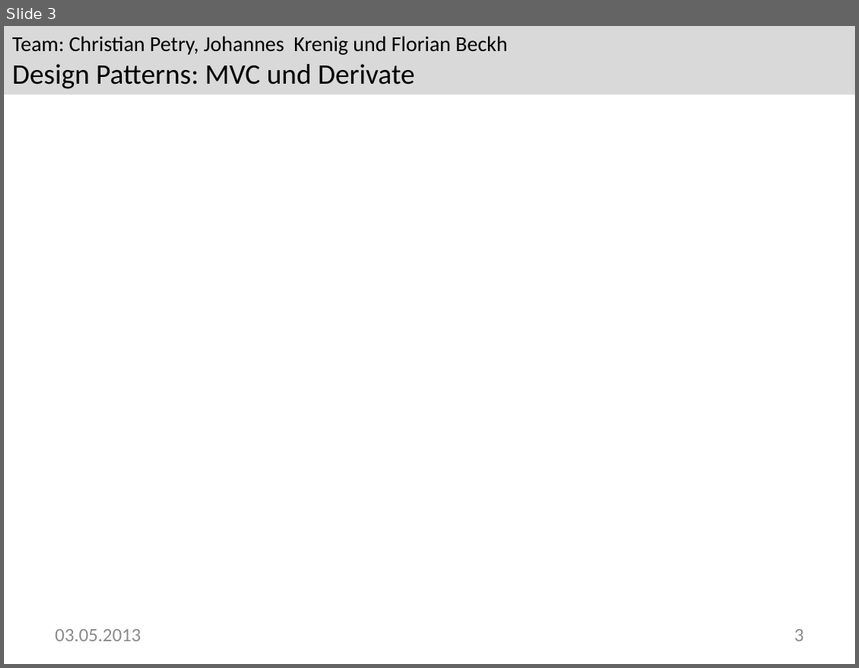
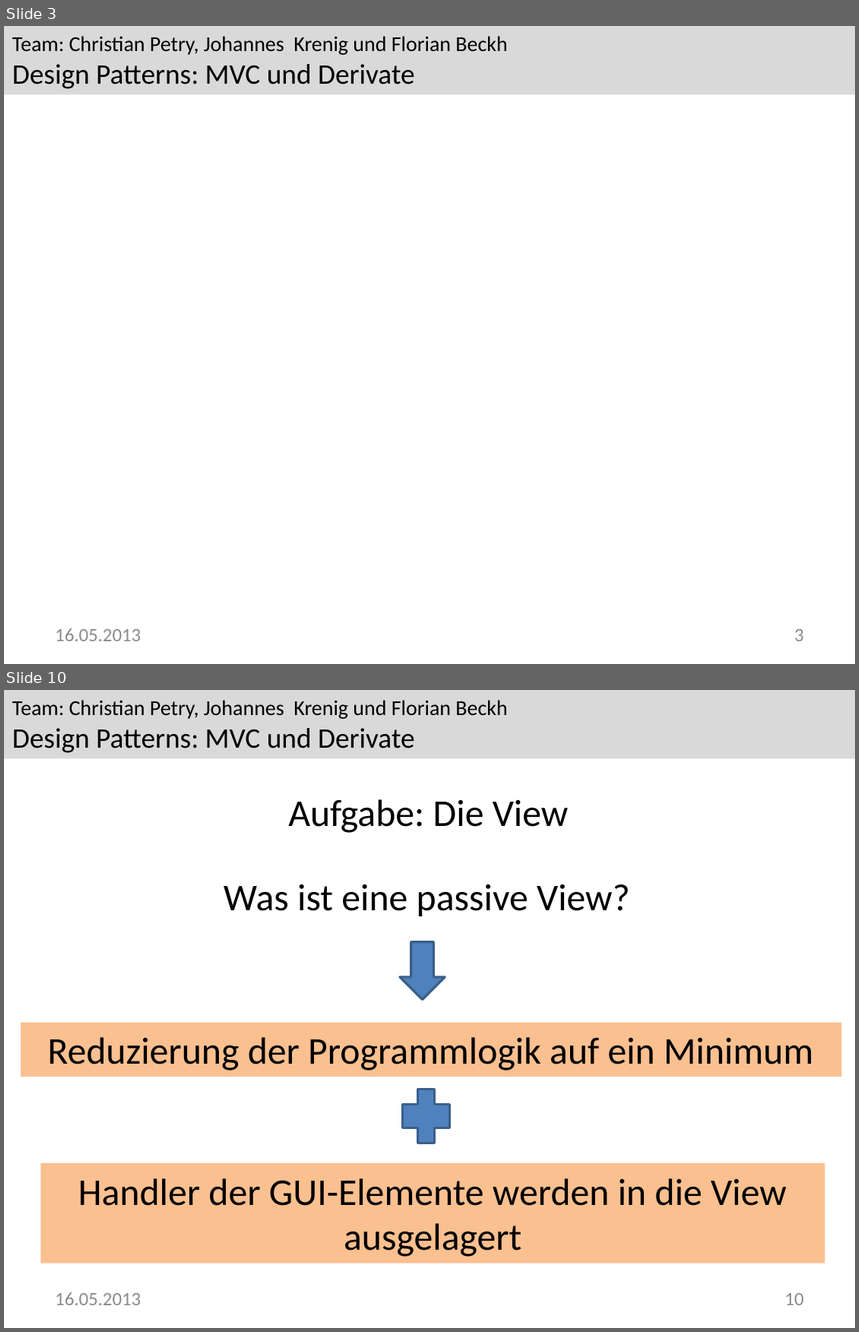
Before and after one commit to Greever/Design-Pattern-MVC, a slide deck: Dokumentation/Praesentation/Praesentation.pptx. Shown one above the other, each under a label of ours: slide 3 before the commit, slides 3 and 10 after it; the slides between them are not shown. The pictures are 859x668 and 859x1332 pixels, drawn with LibreOffice and Linux fonts; fonts in the diff are those of the drawing; background and template pictures are left out. Boxes give left, top, right and bottom in pixels: in the first picture for what was removed or moved away, otherwise in the second. Text is boxed around its words. In the diff, an @@ line names an element or a change of style, - is before the commit and + after.

```diff
--- a/Dokumentation/Praesentation/Praesentation.pptx
+++ b/Dokumentation/Praesentation/Praesentation.pptx
@@ slide 10 added at [4,690,855,1328], background #FFFFFF; not listed: 1 template element that a slide beside it also shows @@
@@ title added at [288,799,569,833], 32 pt, text #000000 @@
+Aufgabe: Die View
@@ text added at [224,884,630,916], 32 pt, text #000000 @@
+Was ist eine passive View?
@@ up arrow added at [400,942,445,1000], fill #4F81BD, outline #3A5F8C 2 pt @@
@@ rectangle added at [21,1023,842,1078], fill #FAC090, 32 pt, text #000000 @@
+Reduzierung der Programmlogik auf ein Minimum
@@ plus added at [403,1089,450,1143], fill #4F81BD, outline #3A5F8C 2 pt @@
@@ rectangle added at [40,1163,825,1264], fill #FAC090, 32 pt, text #000000 @@
+Handler der GUI-Elemente werden in die View ausgelagert
@@ text added at [55,1293,141,1306], 16 pt, text #8C8C8C @@
+16.05.2013
@@ page number added at [785,1293,804,1306], 16 pt, text #8C8C8C @@
+10
@@ slide 3 changed as well @@
@@ text at [55,629,141,642]: text changed @@
-03.05.2013
+16.05.2013
```
Also in this commit, not shown: 1 other slide changed, 12 other slides added.
